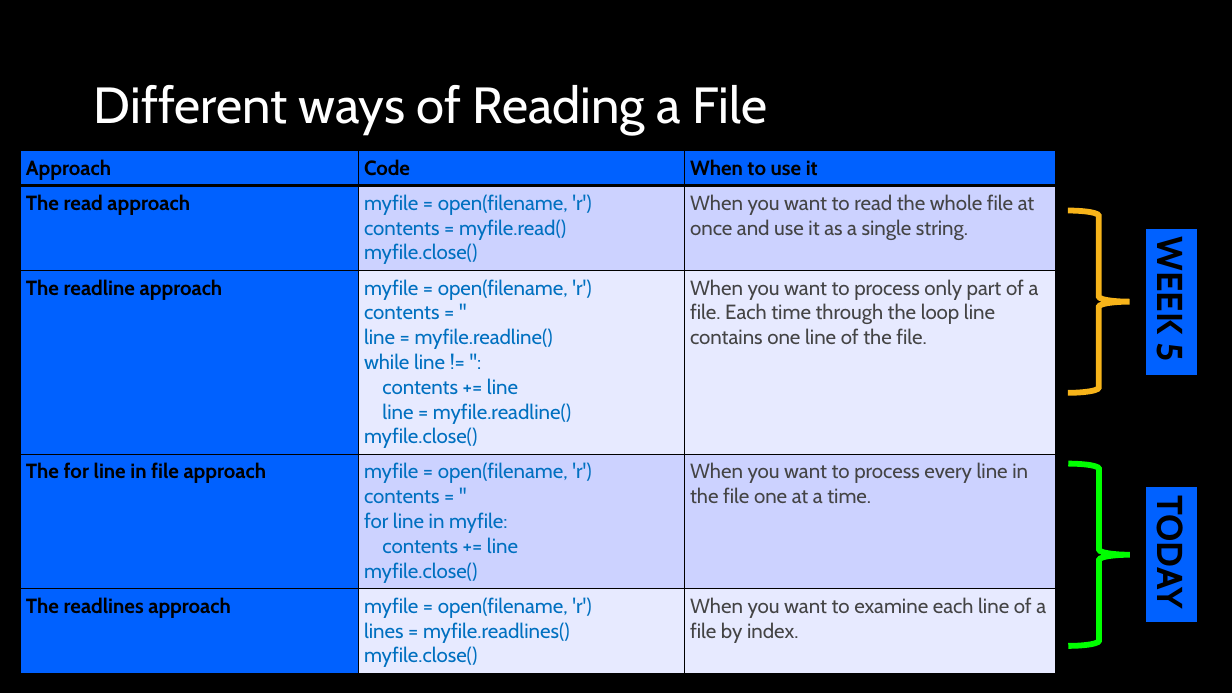
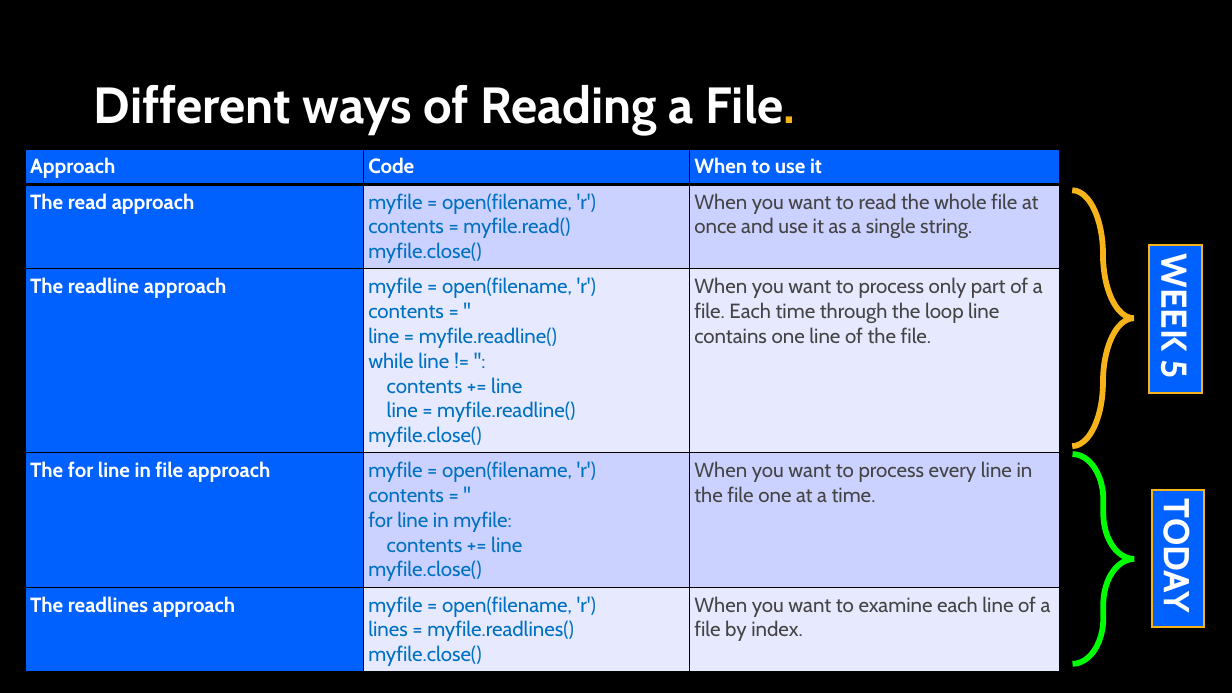
Before and after one commit to APS106/APS106-winter-2026-goodfellow-sutton, a slide deck: slide 6 of lectures/week11/lecture2/slides/week11_lecture2.pptx (slide 7 before the commit). Drawn at 1232x693 pixels with LibreOffice and Linux fonts; fonts in the diff are those of the drawing; background and template pictures are left out. Boxes give left, top, right and bottom in pixels: in the first picture for what was removed or moved away, otherwise in the second. Text is boxed around its words. In the diff, an @@ line names an element or a change of style, - is before the commit and + after.

Commit message:
week 11 lecture 2

```diff
--- a/lectures/week11/lecture2/slides/week11_lecture2.pptx
+++ b/lectures/week11/lecture2/slides/week11_lecture2.pptx
@@ title at [94, 85, 796, 134]: text changed; bold on @@
-Different ways of Reading a File
+Different ways of Reading a File.
@@ table at [25, 149, 1060, 670] @@
@@ text colour #000000 to #FFFFFF in "Approach", "Code", "When to use it", "The read approach" and 3 more places @@
@@ table: place and size @@
-table at [21, 151, 1056, 671]
+table at [25, 149, 1060, 670]
@@ right brace at [1072, 190, 1134, 446]: proportions changed @@
@@ right brace: place and size @@
-right brace at [1068, 211, 1130, 393]
+right brace at [1072, 190, 1134, 446]
@@ rectangle "WEEK 5" at [1149, 244, 1202, 392]: text colour #000000 to #FFFFFF; outline #000000 1.5 pt to #F7B41A 1.5 pt @@
@@ rectangle "WEEK 5": place and size @@
-rectangle "WEEK 5" at [1145, 228, 1197, 376]
+rectangle "WEEK 5" at [1149, 244, 1202, 392]
@@ right brace: place and size @@
-right brace at [1068, 464, 1130, 646]
+right brace at [1073, 454, 1135, 664]
@@ right brace at [1073, 454, 1135, 664]: proportions changed @@
@@ rectangle "TODAY": place and size @@
-rectangle "TODAY" at [1145, 487, 1197, 623]
+rectangle "TODAY" at [1152, 490, 1205, 627]
@@ rectangle "TODAY" at [1152, 490, 1205, 627]: text colour #000000 to #FFFFFF; outline #000000 1.5 pt to #F7B41A 1.5 pt @@
```
Also in this commit, not shown: 23 other slides changed, 2 slides added, 5 slides removed, 17 other files.
